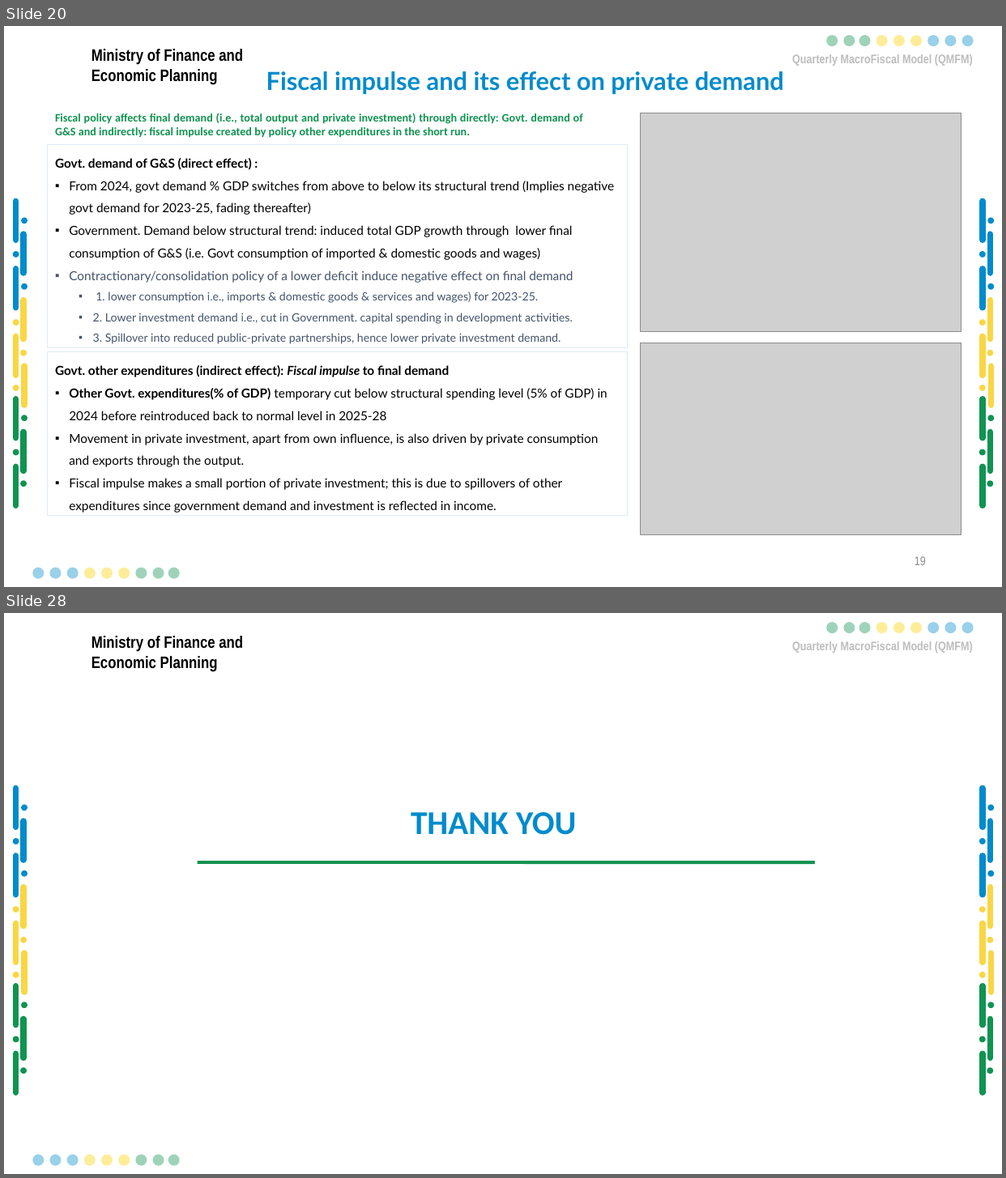
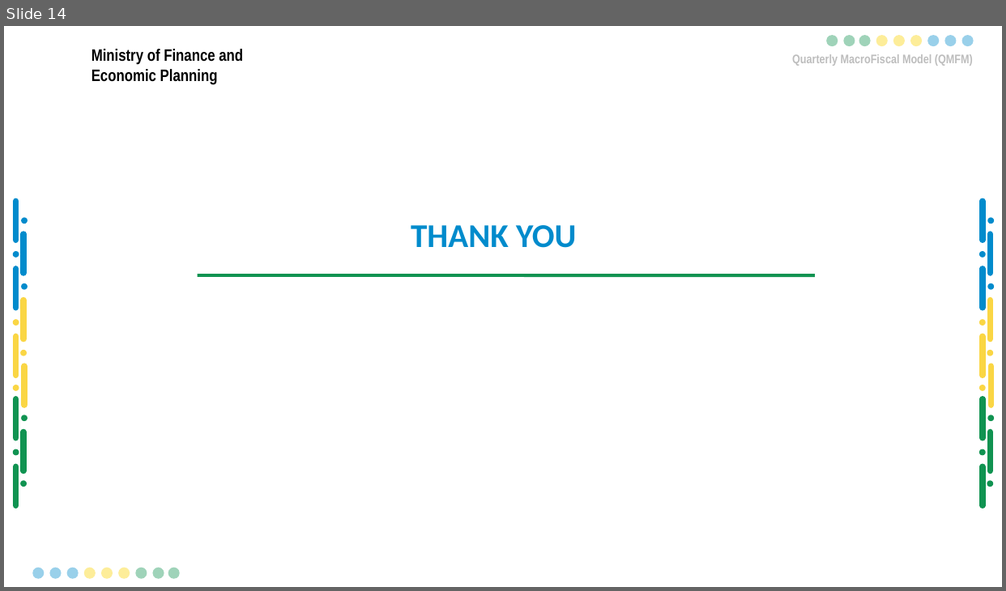
Before and after one commit to Karenzo2150/QMFM, a slide deck: docs/Presentations & BriefNotes/2025/September-round/QMFM Sept 2024 round Summary Outlook Presentation-LK March2ak-EvMRev - Copy.pptx. Shown one above the other, each under a label of ours: slides 20 and 28 before the commit, slide 14 after it; the slides between them are not shown. The pictures are 1006x1178 and 1006x591 pixels, drawn with LibreOffice and Linux fonts; fonts in the diff are those of the drawing; grey boxes stand for pictures; background and template pictures are left out. Boxes give left, top, right and bottom in pixels: in the first picture for what was removed or moved away, otherwise in the second. Text is boxed around its words. In the diff, an @@ line names an element or a change of style, - is before the commit and + after.

```diff
--- a/docs/Presentations & BriefNotes/2025/September-round/QMFM Sept 2024 round Summary Outlook Presentation-LK March2ak-EvMRev - Copy.pptx
+++ b/docs/Presentations & BriefNotes/2025/September-round/QMFM Sept 2024 round Summary Outlook Presentation-LK March2ak-EvMRev - Copy.pptx
@@ slide 20 removed at (x1=4, y1=26, x2=1002, y2=587), background #FFFFFF; not listed: 56 template elements that a slide beside it also shows @@
@@ title removed at (x1=266, y1=71, x2=784, y2=94) @@
-Fiscal impulse and its effect on private demand
@@ text removed at (x1=55, y1=113, x2=583, y2=138) @@
-Fiscal policy affects final demand (i.e., total output and private investment) through directly: Govt. demand of G&S and indirectly: fiscal impulse created by policy other expenditures in the short run.
@@ picture removed at (x1=641, y1=113, x2=961, y2=332) @@
@@ rectangle removed at (x1=48, y1=144, x2=628, y2=347) @@
-Govt. demand of G&S (direct effect) :
-▪ From 2024, govt demand % GDP switches from above to below its structural trend (Implies negative govt demand for 2023-25, fading thereafter)
-▪ Government. Demand below structural trend: induced total GDP growth through lower final consumption of G&S (i.e. Govt consumption of imported & domestic goods and wages)
-▪ Contractionary/consolidation policy of a lower deficit induce negative effect on final demand
-  ▪ 1. lower consumption i.e., imports & domestic goods & services and wages) for 2023-25.
-  ▪ 2. Lower investment demand i.e., cut in Government. capital spending in development activities.
-  ▪ 3. Spillover into reduced public-private partnerships, hence lower private investment demand.
@@ rectangle removed at (x1=48, y1=352, x2=628, y2=515) @@
-Govt. other expenditures (indirect effect): Fiscal impulse to final demand
-▪ Other Govt. expenditures(% of GDP) temporary cut below structural spending level (5% of GDP) in 2024 before reintroduced back to normal level in 2025-28
-▪ Movement in private investment, apart from own influence, is also driven by private consumption and exports through the output.
-▪ Fiscal impulse makes a small portion of private investment; this is due to spillovers of other expenditures since government demand and investment is reflected in income.
@@ picture removed at (x1=641, y1=344, x2=961, y2=535) @@
@@ page number removed at (x1=914, y1=557, x2=926, y2=565) @@
-19
@@ what was slide 28 is now slide 14 @@
```
Also in this commit, not shown: 8 slides changed, 1 slide added, 17 other slides removed, 1 other file.
